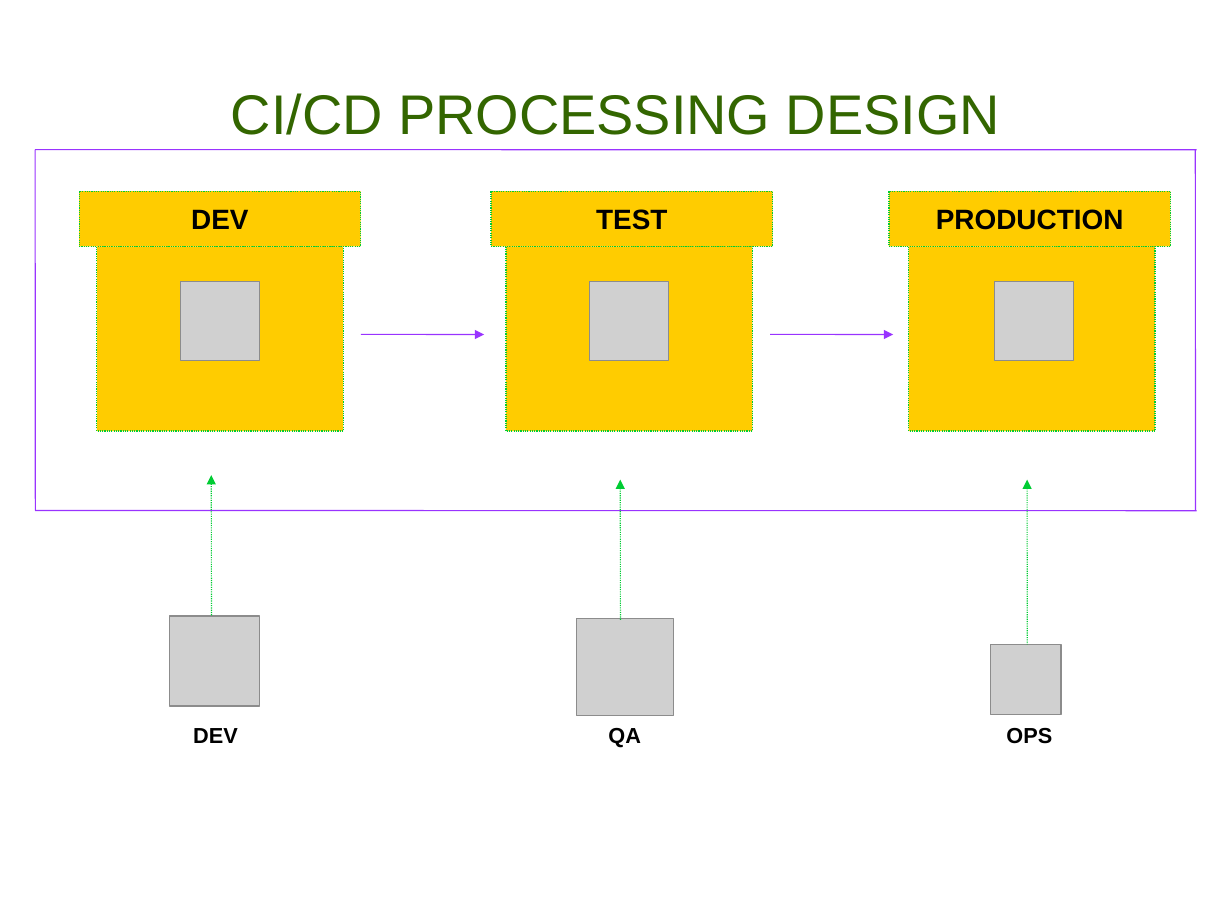
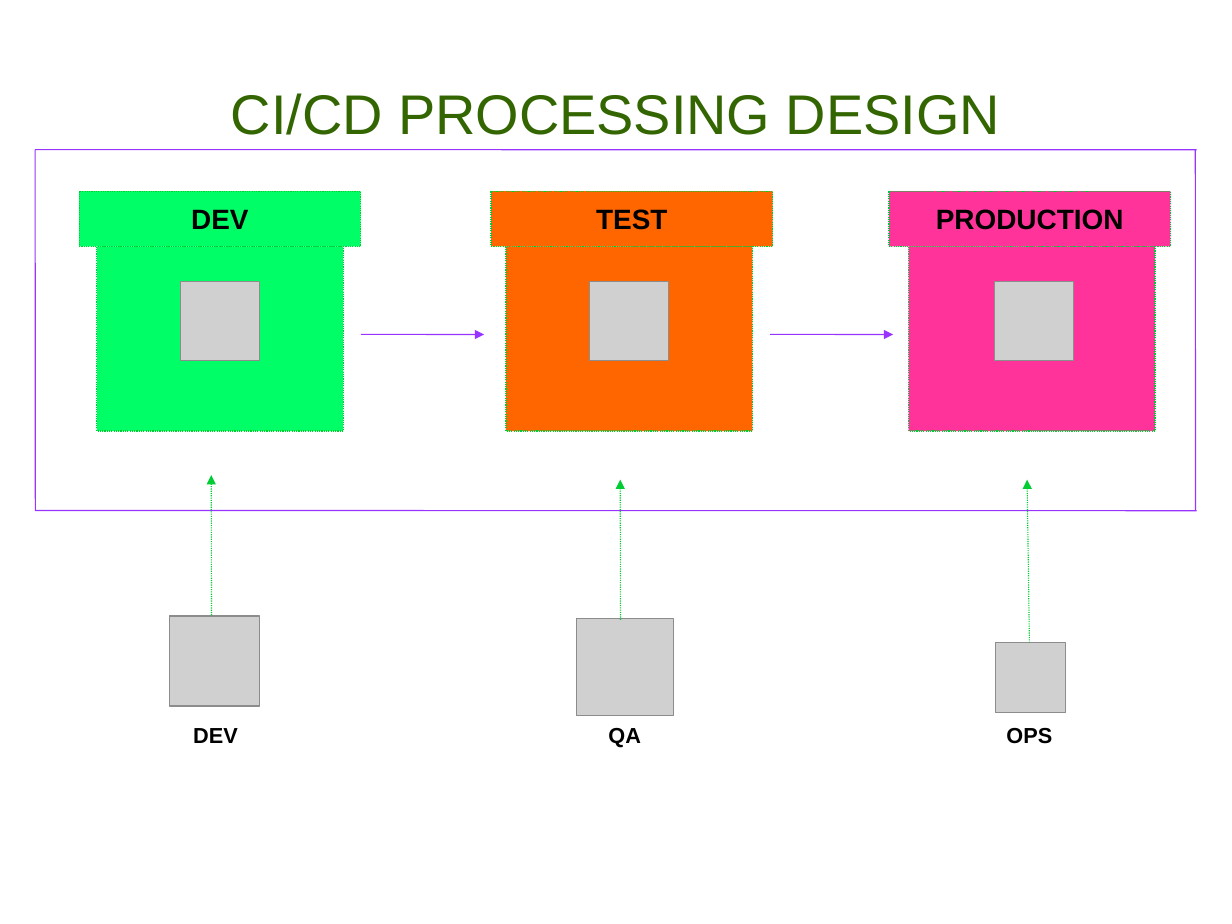
Before and after one commit to akkarthick/-Ecomdomain, a slide deck: slide 3 of Magento_DevOps_PP.ppt. Drawn at 1232x924 pixels with LibreOffice and Linux fonts; fonts in the diff are those of the drawing; grey boxes stand for pictures. Boxes give left, top, right and bottom in pixels: in the first picture for what was removed or moved away, otherwise in the second. Text is boxed around its words. In the diff, an @@ line names an element or a change of style, - is before the commit and + after.

```diff
--- a/Magento_DevOps_PP.ppt
+++ b/Magento_DevOps_PP.ppt
@@ rectangle "DEV" at box(79, 191, 361, 246): fill #FFCC00 to #00FF66 @@
@@ rectangle "TEST" at box(491, 191, 773, 246): fill #FFCC00 to #FF6600 @@
@@ rectangle "PRODUCTION" at box(889, 191, 1171, 246): fill #FFCC00 to #FF3399 @@
@@ rectangle at box(97, 246, 344, 430): fill #FFCC00 to #00FF66 @@
@@ rectangle at box(506, 246, 752, 430): fill #FFCC00 to #FF6600 @@
@@ rectangle at box(909, 246, 1155, 430): fill #FFCC00 to #FF3399 @@
@@ picture: place and size @@
-picture at box(991, 645, 1061, 715)
+picture at box(995, 643, 1065, 713)
```
Also in this commit, not shown: 1 other slide changed, 1 slide added, 1 slide removed.
